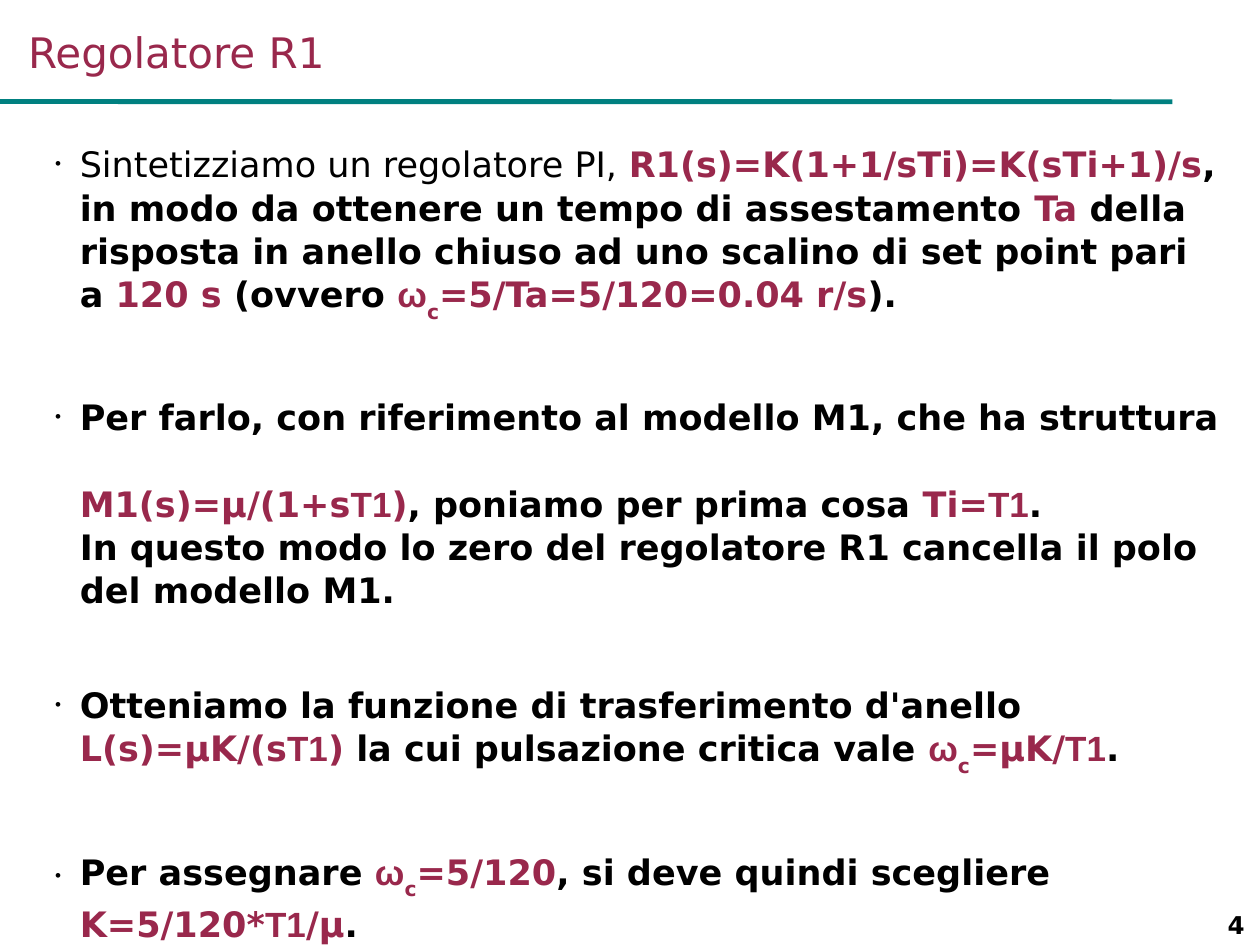
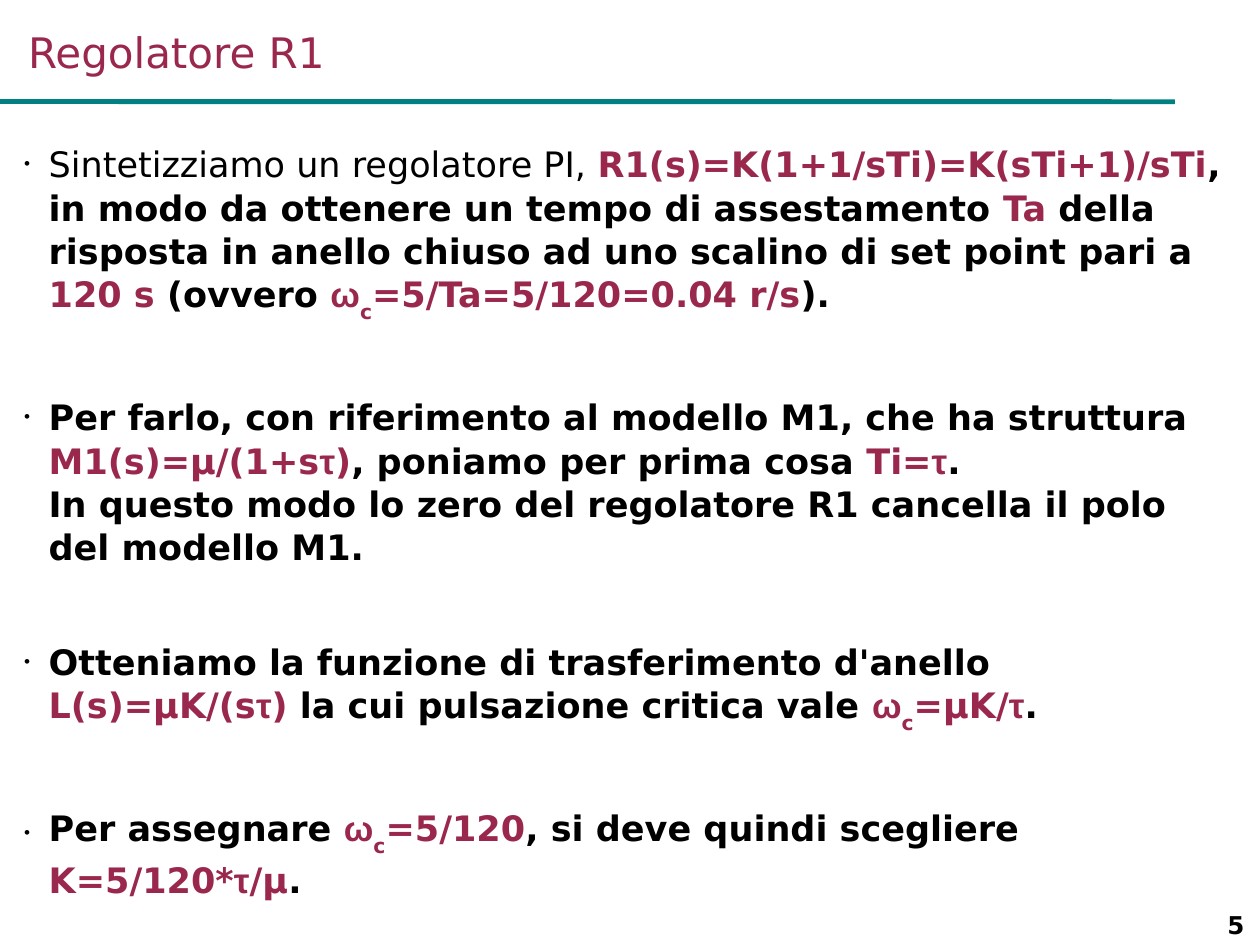
Before and after one commit to looms-polimi/FdA_Lab, a slide deck: slide 5 of FdA_courseware/FdA_Lab2.ppt (slide 4 before the commit). Drawn at 1260x945 pixels with LibreOffice and Linux fonts; fonts in the diff are those of the drawing; background and template pictures are left out. Boxes give left, top, right and bottom in pixels: in the first picture for what was removed or moved away, otherwise in the second. Text is boxed around its words. In the diff, an @@ line names an element or a change of style, - is before the commit and + after.

Commit message:
Fixed typo in session 2 slides

```diff
--- a/FdA_courseware/FdA_Lab2.ppt
+++ b/FdA_courseware/FdA_Lab2.ppt
@@ text at box(49, 150, 1221, 901): text changed @@
-• Sintetizziamo un regolatore PI, R1(s)=K(1+1/sTi)=K(sTi+1)/s, in modo da ottenere un tempo di assestamento Ta della risposta in anello chiuso ad uno scalino di set point pari a 120 s (ovvero ωc=5/Ta=5/120=0.04 r/s).
-• Per farlo, con riferimento al modello M1, che ha struttura
-  M1(s)=μ/(1+sΤ1), poniamo per prima cosa Ti=Τ1.
-  In questo modo lo zero del regolatore R1 cancella il polo del modello M1.
-• Otteniamo la funzione di trasferimento d'anello L(s)=μK/(sΤ1) la cui pulsazione critica vale ωc=μK/Τ1.
-• Per assegnare ωc=5/120, si deve quindi scegliere K=5/120*Τ1/μ.
+• Sintetizziamo un regolatore PI, R1(s)=K(1+1/sTi)=K(sTi+1)/sTi, in modo da ottenere un tempo di assestamento Ta della risposta in anello chiuso ad uno scalino di set point pari a 120 s (ovvero ωc=5/Ta=5/120=0.04 r/s).
+• Per farlo, con riferimento al modello M1, che ha struttura
+  M1(s)=μ/(1+sτ), poniamo per prima cosa Ti=τ.
+  In questo modo lo zero del regolatore R1 cancella il polo del modello M1.
+• Otteniamo la funzione di trasferimento d'anello L(s)=μK/(sτ) la cui pulsazione critica vale ωc=μK/τ.
+• Per assegnare ωc=5/120, si deve quindi scegliere K=5/120*τ/μ.
@@ page number at box(1227, 916, 1244, 935): text changed @@
-4
+5
```
Also in this commit, not shown: 15 other slides changed, 2 slides added, 10 slides removed, 1 other file.
